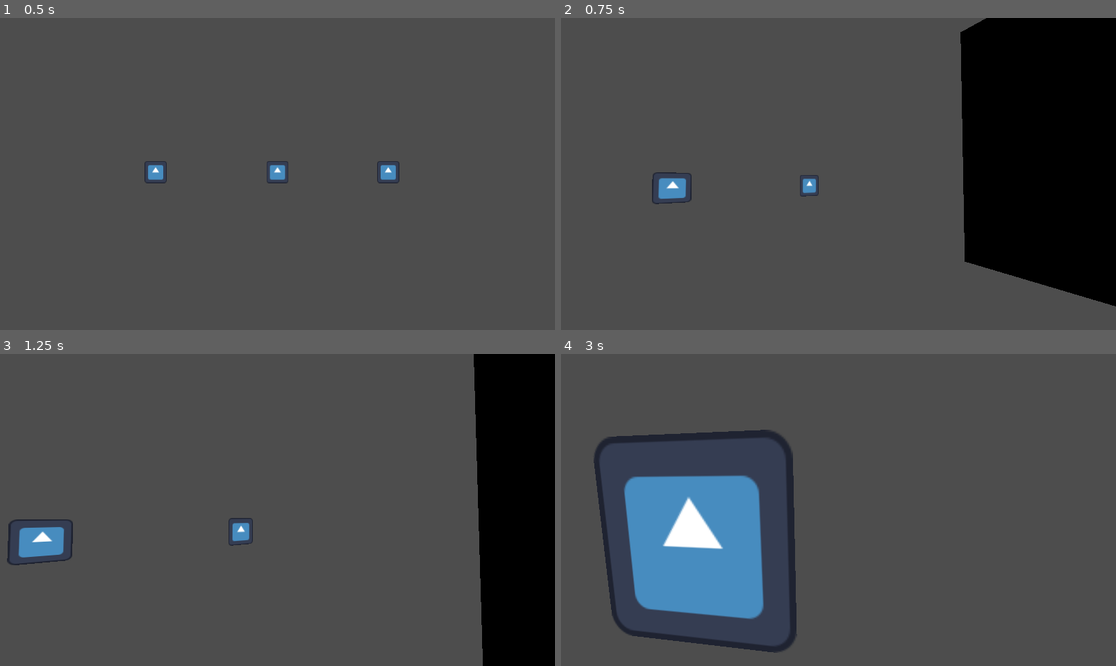
Above: before the commit, frames 1-4 (two rows, left to right).
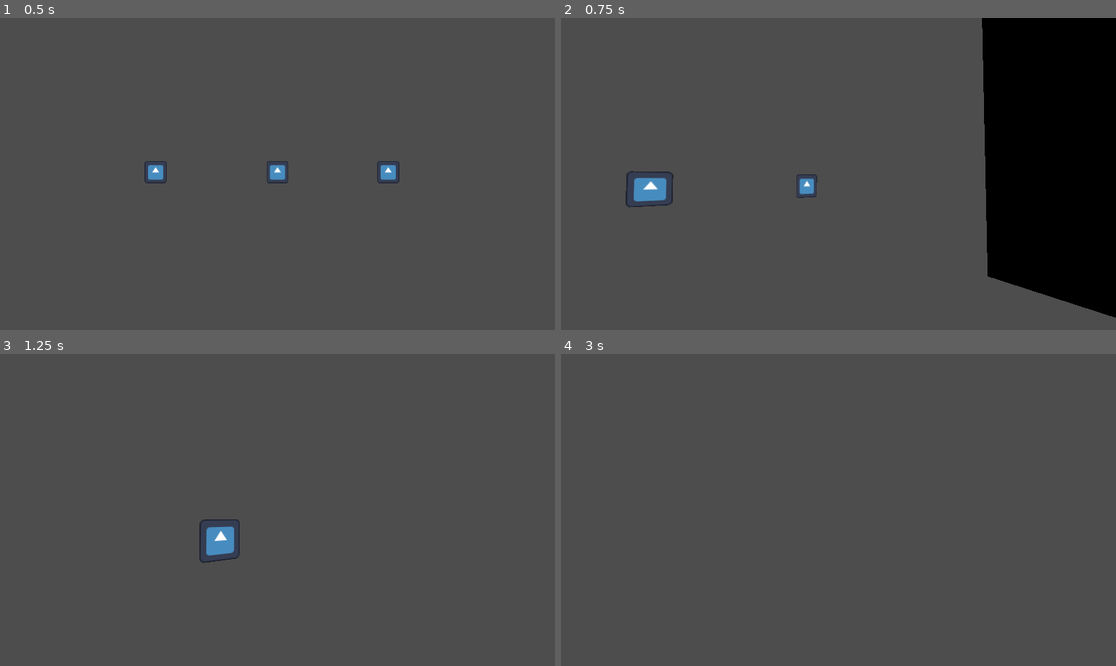
Above: after the commit, the same moments.

Repository: pablopenna/gun-game
Game: Godot game, scene res://scenes/world.tscn
The game is run twice, just before and just after one commit, with the same random seed, the same clock (stepped at 60 frames per second) and the same inputs. The engine's default icon, where the game draws it, is replaced by a stand-in: a white triangle on a blue panel in a dark square.
Inputs (mouse positions are in pixels of both pictures, inside the frame that each line leads up to):
- Up to frame 1 (0.5 s): no input
- Up to frame 2 (0.75 s): move the mouse to (866, 174) at 0.52 s; hold W (player_forward) from 0.53 s (still down); tap Space (player_jump) at 0.6 s
- Up to frame 3 (1.25 s): keep holding W (player_forward); tap Space (player_jump) at 0.77, 1.07 s
- Up to frame 4 (3 s): keep holding W (player_forward); move the mouse to (810, 510) at 1.27 s; tap Space (player_jump) at 1.35, 1.52, 1.82, 2.1, 2.85 s; move the mouse to (849, 503) at 2.02 s; move the mouse to (832, 516) at 2.77 s

Frame 1 is identical in both runs. In frame 2, 4.7% of the frame differs, in the area x 11-100%, y 0-96%; in frame 3, 16%, in the area x 1-100%, y 0-100%; in frame 4, 14%.

Commit message:
Living in hell

Diff:
--- a/scenes/player/player.tscn
+++ b/scenes/player/player.tscn
@@ -1,11 +1,18 @@
-[gd_scene load_steps=9 format=3 uid="uid://ybgyf6l21nl3"]
+[gd_scene load_steps=16 format=3 uid="uid://ybgyf6l21nl3"]
 
 [ext_resource type="Script" uid="uid://clrj7kj7olvbs" path="res://scenes/player/player_camera.gd" id="2_gmlin"]
 [ext_resource type="Script" uid="uid://dklgu0ybgumf4" path="res://scenes/states/state_machine.gd" id="3_gmlin"]
 [ext_resource type="Script" uid="uid://b0ahmg733rab7" path="res://scenes/player/states/player_wallstand.gd" id="4_lvxji"]
-[ext_resource type="Script" uid="uid://d0umm3j02reoj" path="res://scenes/player/states/player_move.gd" id="4_p47bc"]
+[ext_resource type="Script" uid="uid://vt14qcovufof" path="res://scenes/states/composed_state.gd" id="5_fm80t"]
 [ext_resource type="Script" uid="uid://de0dkng62hmsu" path="res://scenes/player/states/player_wallrun.gd" id="5_p47bc"]
 [ext_resource type="Script" uid="uid://biew6k7d2x2mj" path="res://scenes/player/wall_raycast.gd" id="6_75vfm"]
+[ext_resource type="Script" uid="uid://bpd8rj6t6i31v" path="res://scenes/player/states/components/apply_gravity.gd" id="6_gx1jg"]
+[ext_resource type="Script" uid="uid://du1076p4c6qpa" path="res://scenes/player/states/components/direction.gd" id="7_ugbui"]
+[ext_resource type="Script" uid="uid://cl2g13iu43id6" path="res://scenes/player/states/components/jump_input.gd" id="8_fcs02"]
+[ext_resource type="Resource" uid="uid://bparb6teouqj1" path="res://scenes/player/stats/player_stats.tres" id="9_gx1jg"]
+[ext_resource type="Script" uid="uid://ccnly66dn1rnp" path="res://scenes/player/states/components/move_input.gd" id="9_myrg7"]
+[ext_resource type="Script" uid="uid://bnd2nkwhhghjj" path="res://scenes/player/states/components/attach_to_wall.gd" id="10_kvlxm"]
+[ext_resource type="Script" uid="uid://vf717j3kwxay" path="res://scenes/player/states/components/move_and_slide.gd" id="11_uf5tr"]
 
 [sub_resource type="CapsuleShape3D" id="CapsuleShape3D_x7p2l"]
 
@@ -27,12 +34,8 @@
 
 [node name="StateMachine" type="Node" parent="." node_paths=PackedStringArray("initial_state", "actor")]
 script = ExtResource("3_gmlin")
-initial_state = NodePath("move")
+initial_state = NodePath("player_move")
 actor = NodePath("..")
-
-[node name="move" type="Node" parent="StateMachine" node_paths=PackedStringArray("camera")]
-script = ExtResource("4_p47bc")
-camera = NodePath("../../Camera3D")
 
 [node name="wallstand" type="Node" parent="StateMachine" node_paths=PackedStringArray("camera", "raycast")]
 script = ExtResource("4_lvxji")
@@ -44,6 +47,36 @@
 camera = NodePath("../../Camera3D")
 raycast = NodePath("../../WallRaycast")
 
+[node name="player_move" type="Node" parent="StateMachine"]
+script = ExtResource("5_fm80t")
+
+[node name="apply_gravity" type="Node" parent="StateMachine/player_move"]
+script = ExtResource("6_gx1jg")
+
+[node name="direction" type="Node" parent="StateMachine/player_move" node_paths=PackedStringArray("player_camera")]
+script = ExtResource("7_ugbui")
+player_camera = NodePath("../../../Camera3D")
+
+[node name="jump_input" type="Node" parent="StateMachine/player_move"]
+script = ExtResource("8_fcs02")
+player_stats = ExtResource("9_gx1jg")
+
+[node name="move_input" type="Node" parent="StateMachine/player_move" node_paths=PackedStringArray("player_camera", "direction_component")]
+script = ExtResource("9_myrg7")
+player_stats = ExtResource("9_gx1jg")
+player_camera = NodePath("../../../Camera3D")
+direction_component = NodePath("../direction")
+
+[node name="attach_to_wall" type="Node" parent="StateMachine/player_move" node_paths=PackedStringArray("player_camera", "direction_component", "attach_to_wall_state")]
+script = ExtResource("10_kvlxm")
+player_stats = ExtResource("9_gx1jg")
+player_camera = NodePath("../../../Camera3D")
+direction_component = NodePath("../direction")
+attach_to_wall_state = NodePath("../../wallstand")
+
+[node name="move_and_slide" type="Node" parent="StateMachine/player_move"]
+script = ExtResource("11_uf5tr")
+
 [node name="WallRaycast" type="RayCast3D" parent="."]
 top_level = true
 enabled = false
--- /dev/null
+++ b/scenes/player/states/components/apply_gravity.gd
@@ -0,0 +1,5 @@
+extends StateComponent
+
+func component_physics_process(delta, actor):
+	if not actor.is_on_floor():
+		actor.velocity += actor.get_gravity() * delta
--- /dev/null
+++ b/scenes/player/states/components/attach_to_wall.gd
@@ -0,0 +1,18 @@
+extends StateComponent
+
+@export var player_stats: PlayerStats
+@export var player_camera: PlayerCamera
+@export var direction_component: Node
+@export var attach_to_wall_state: State
+
+func component_physics_process(delta, actor):
+	if actor.is_on_floor():
+		return
+	if not actor.is_on_wall():
+		return
+
+	var wall_normal = actor.get_wall_normal()
+	var direction_to_wall = wall_normal * -1
+	var angle_to_wall = direction_to_wall.angle_to(direction_component.direction)
+	if angle_to_wall < player_stats.threshold_to_wall_run:
+		get_parent().change_to_state.emit(attach_to_wall_state.state_name, {"wall_normal": wall_normal})
--- /dev/null
+++ b/scenes/player/states/components/direction.gd
@@ -0,0 +1,10 @@
+extends StateComponent
+
+@export var player_camera: PlayerCamera
+
+var input_dir: Vector2
+var direction: Vector3
+
+func component_physics_process(delta, actor):
+	input_dir = Input.get_vector("player_left", "player_right", "player_forward", "player_backwards")
+	direction = (player_camera.transform.basis * Vector3(input_dir.x, 0, input_dir.y)).normalized()
--- /dev/null
+++ b/scenes/player/states/components/jump_input.gd
@@ -0,0 +1,7 @@
+extends StateComponent
+
+@export var player_stats: PlayerStats
+
+func component_physics_process(delta, actor):
+	if Input.is_action_just_pressed("player_jump") and actor.is_on_floor():
+		actor.velocity.y += player_stats.jump_speed
--- /dev/null
+++ b/scenes/player/states/components/move_and_slide.gd
@@ -0,0 +1,4 @@
+extends StateComponent
+
+func component_physics_process(delta, actor):
+	actor.move_and_slide()
--- /dev/null
+++ b/scenes/player/states/components/move_input.gd
@@ -0,0 +1,19 @@
+extends StateComponent
+
+@export var player_stats: PlayerStats
+@export var player_camera: PlayerCamera
+@export var direction_component: Node
+
+func component_physics_process(delta, actor):
+	var direction: Vector3 = direction_component.direction
+
+	if direction:
+		#actor.velocity.x = move_toward(actor.velocity.x, direction.x * player_stats.move_speed, player_stats.move_speed)
+		#actor.velocity.z = move_toward(actor.velocity.z, direction.z * player_stats.move_speed, player_stats.move_speed)
+		actor.velocity.x = direction.x * player_stats.move_speed
+		actor.velocity.z = direction.z * player_stats.move_speed
+	else:
+		#actor.velocity.x = move_toward(actor.velocity.x, 0, player_stats.move_speed)
+		#actor.velocity.z = move_toward(actor.velocity.z, 0, player_stats.move_speed)
+		actor.velocity.x = 0
+		actor.velocity.z = 0
--- a/scenes/player/states/player_move.gd
+++ b/scenes/player/states/player_move.gd
@@ -23,10 +23,9 @@
 		actor.velocity.y = JUMP_VELOCITY
 
 	# Get the input direction and handle the movement/deceleration.
-	# As good practice, you should replace UI actions with custom gameplay actions.
 	var input_dir := Input.get_vector("player_left", "player_right", "player_forward", "player_backwards")
+	var direction := (camera.transform.basis * Vector3(input_dir.x, 0, input_dir.y)).normalized()
 
-	var direction := (camera.transform.basis * Vector3(input_dir.x, 0, input_dir.y)).normalized()
 	if direction:
 		actor.velocity.x = move_toward(actor.velocity.x, direction.x * SPEED, SPEED)
 		actor.velocity.z = move_toward(actor.velocity.z, direction.z * SPEED, SPEED)
--- /dev/null
+++ b/scenes/player/stats/player_stats.gd
@@ -0,0 +1,5 @@
+class_name PlayerStats extends Resource
+
+@export var move_speed = 5.0
+@export var jump_speed = 4.5
+@export var threshold_to_wall_run = 1.0
--- /dev/null
+++ b/scenes/player/stats/player_stats.tres
@@ -0,0 +1,10 @@
+[gd_resource type="Resource" script_class="PlayerStats" load_steps=2 format=3 uid="uid://bparb6teouqj1"]
+
+[ext_resource type="Script" uid="uid://8rpkjxotsiqr" path="res://scenes/player/stats/player_stats.gd" id="1_2eiml"]
+
+[resource]
+script = ExtResource("1_2eiml")
+move_speed = 10.0
+jump_speed = 4.5
+threshold_to_wall_run = 1.0
+metadata/_custom_type_script = "uid://8rpkjxotsiqr"
--- /dev/null
+++ b/scenes/states/composed_state.gd
@@ -0,0 +1,19 @@
+class_name ComposedState extends State
+
+func _ready():
+	# Workaround as I cannot export attribute from parent
+	state_name = name
+
+func process(delta):
+	var children = self.get_children()
+	for component in children:
+		if component is not StateComponent:
+			continue
+		component.component_process(delta, actor)
+
+func physics_process(delta):
+	var children = self.get_children()
+	for component in children:
+		if component is not StateComponent:
+			continue
+		component.component_physics_process(delta, actor)
--- /dev/null
+++ b/scenes/states/state_component.gd
@@ -0,0 +1,7 @@
+class_name StateComponent extends Node
+
+func component_process(_delta: float, _actor: Node):
+	pass
+
+func component_physics_process(_delta: float, _actor: Node):
+	pass
Not shown, added: scenes/player/states/components/apply_gravity.gd.uid
Not shown, added: scenes/player/states/components/attach_to_wall.gd.uid
Not shown, added: scenes/player/states/components/direction.gd.uid
Not shown, added: scenes/player/states/components/jump_input.gd.uid
Not shown, added: scenes/player/states/components/move_and_slide.gd.uid
Not shown, added: scenes/player/states/components/move_input.gd.uid
Not shown, added: scenes/player/stats/player_stats.gd.uid
Not shown, added: scenes/states/composed_state.gd.uid
Not shown, added: scenes/states/state_component.gd.uid
